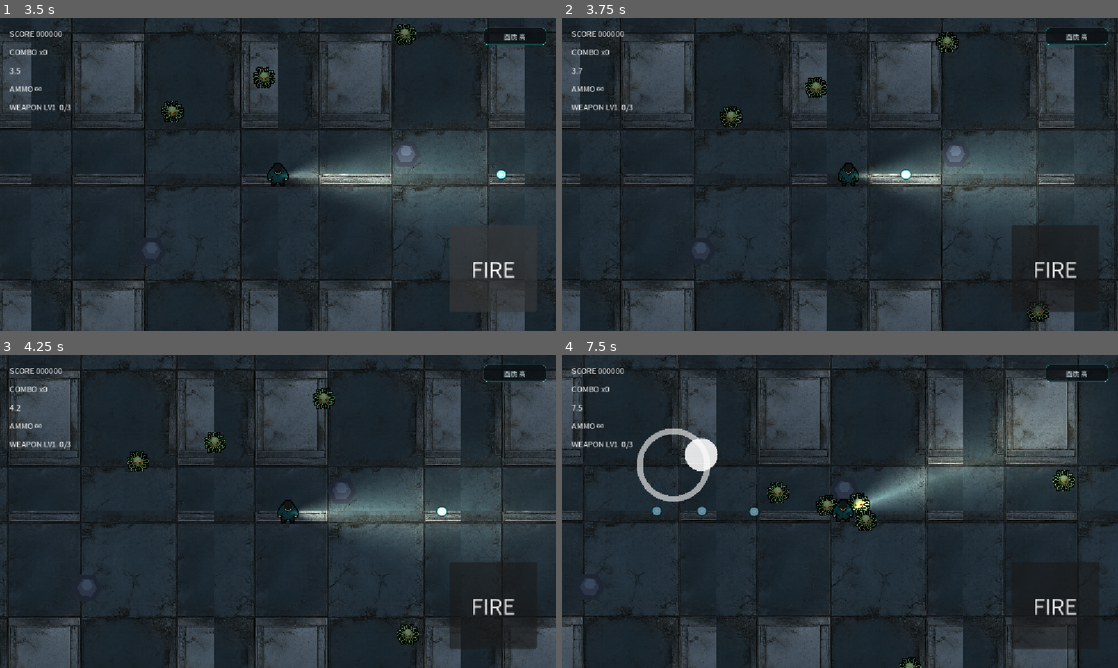
Above: before the commit, frames 1-4 (two rows, left to right).
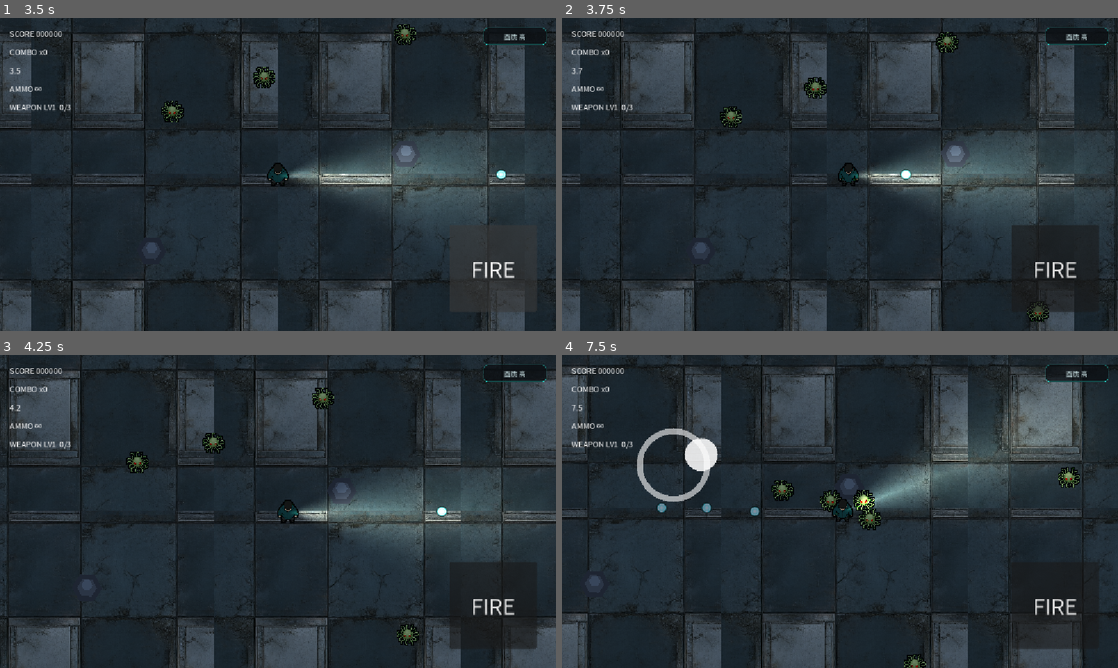
Above: after the commit, the same moments.

Repository: minjie91201979/spore-fall
Game: Godot game, scene res://scenes/world/Arena.tscn
Two runs of this game, one before a commit and one after it. Both use one fixed random seed, a clock stepped at 60 frames per second and the inputs below. Sound files missing from this copy of the repository are replaced by a short silence.
Inputs (mouse positions are in pixels of both pictures, inside the frame that each line leads up to):
- Up to frame 1 (3.5 s): click "画质 高" at 0.5 s; click "画质 低" at 1.25 s; click "画质 中" at 2 s; click "FIRE" at 2.75 s
- Up to frame 2 (3.75 s): tap Enter at 3.5 s; move the mouse to (962, 158) at 3.52 s; hold D (move_right) from 3.53 s (still down); hold Space (attack) from 3.53 s (still down); click (962, 158) at 3.67 s
- Up to frame 3 (4.25 s): keep holding D (move_right); keep holding Space (attack)
- Up to frame 4 (7.5 s): release D (move_right) at 4.25 s; release Space (attack) at 4.25 s; drag from (728, 527) to (1006, 511) at 4.27 s; move the mouse to (895, 442) at 5.02 s; hold D (move_right) 5.03-5.75 s; hold Space (attack) 5.03-5.75 s; drag from (812, 574) to (973, 511) at 5.77 s; move the mouse to (1006, 558) at 6.52 s; hold A (move_left) 6.53-7.25 s; hold Space (attack) 6.53-7.25 s; drag from (673, 464) to (756, 433) at 7.27 s

Frame 1 is identical in both runs. In frame 2, 0.2% of the frame differs, in the area x 28-88%, y 4-98%; in frame 3, 0.5%; in frame 4, 11%, in the area x 0-100%, y 0-100%.

Commit message:
perf: stress test harness + enemy steering throttle + spawn cap (§11.7)
- tests/stress_test.gd: vsync-off, fixed 100/200 enemies, 6s per quality
  tier, reports avg fps / median / p95 frame time / draw calls
- Enemy steering: skip obstacle raycast within 140px of player, cache
  steer direction for 0.12s beyond that (12000 -> ~1600 raycasts/s at 200)
- Spawner.max_alive = 150 hard cap so idle players can't stack enemies
- measured (Intel UHD, GL compat): 100 enemies 277-297fps p95 7.6ms;
  200 enemies 162-201fps p95 12.5ms (60fps budget 16.6ms)
- outline pass costs ~+100 draw calls per 100 enemies; LOW tier removes it

Diff:
--- a/scripts/enemy/Enemy.gd
+++ b/scripts/enemy/Enemy.gd
@@ -26,6 +26,10 @@
 var _charge_t: float = 0.0
 var _charge_cd: float = 3.4
 var _charge_dir: Vector2 = Vector2.RIGHT
+# 避障射线节流（§11.7 压测优化）：近距离直接贴脸不打射线；远距离 0.12s 缓存一次，
+# 200 只同屏时射线调用量从 12000/s 降到约 1600/s。
+var _steer_t: float = 0.0
+var _steer_dir: Vector2 = Vector2.ZERO
 
 func _ready() -> void:
 	add_to_group("enemy")
@@ -50,6 +54,8 @@
 	_charge_state = 0
 	_charge_t = 0.0
 	_charge_cd = stats.charge_interval if stats else 3.4
+	_steer_t = 0.0
+	_steer_dir = Vector2.ZERO
 	_base_tint = stats.tint if stats else Color.WHITE
 	_apply_visual()
 
@@ -65,6 +71,8 @@
 	_charge_state = 0
 	_charge_t = 0.0
 	_charge_cd = s.charge_interval
+	_steer_t = 0.0
+	_steer_dir = Vector2.ZERO
 	_base_tint = s.tint
 	_apply_visual()
 	if is_boss:
@@ -102,12 +110,20 @@
 		_contact_cooldown -= delta
 
 	var speed: float = stats.move_speed if stats else 90.0
-	var dir: Vector2 = (_player.global_position - global_position).normalized()
+	var to_player: Vector2 = _player.global_position - global_position
+	var dir: Vector2 = to_player.normalized()
 	if is_boss:
 		_boss_update(delta, speed, dir)
-	else:
-		# 轻量避障：直线方向前方有障碍柱时切向绕行（无导航网格方案）
-		velocity = _steer_around_obstacles(dir) * speed
+	elif to_player.length() < 140.0:
+		# 贴身阶段直接朝玩家推：省掉射线，也避免在玩家身边绕圈打转
+		velocity = dir * speed
+	else:
+		# 轻量避障：直线方向前方有障碍柱时切向绕行（无导航网格方案），节流缓存
+		_steer_t -= delta
+		if _steer_t <= 0.0:
+			_steer_t = 0.12
+			_steer_dir = _steer_around_obstacles(dir)
+		velocity = _steer_dir * speed
 	move_and_slide()
 
 	# 接触掉血（§11.4.3）：贴近玩家且冷却结束才扣一次；冲锋命中额外加成
--- a/scripts/enemy/Spawner.gd
+++ b/scripts/enemy/Spawner.gd
@@ -14,6 +14,8 @@
 @export var elite_times: Array[float] = [180.0, 480.0, 900.0]
 # 每多召唤一轮，血量按该系数递增（抵消玩家武器成长，避免后期秒杀）
 @export var boss_hp_growth: float = 1.4
+# 同屏存活上限（§11.9）：玩家一直跑不打时也不让敌人无限堆积，保住帧率底线
+@export var max_alive: int = 150
 
 var _spawn_timer: float = 0.0
 var _elite_index: int = 0
@@ -73,6 +75,9 @@
 	return DifficultyCurve.spawn_rate_for_tier(GameState.difficulty_tier)
 
 func _spawn_one() -> void:
+	# 封顶：只数存活中的（池里停车的不算），到上限就跳过本次刷怪
+	if _alive_count() >= max_alive:
+		return
 	var e: Node2D = _acquire_enemy()
 	if e == null:
 		return
@@ -83,6 +88,13 @@
 	var angle: float = randf() * TAU
 	var r: float = randf_range(spawn_radius_min, spawn_radius_max)
 	e.global_position = _player.global_position + Vector2(cos(angle), sin(angle)) * r
+
+func _alive_count() -> int:
+	var n := 0
+	for e in get_tree().get_nodes_in_group("enemy"):
+		if e.get("active"):
+			n += 1
+	return n
 
 func _pick_variant() -> EnemyStats:
 	if variants.is_empty():
--- /dev/null
+++ b/tests/stress_test.gd
@@ -0,0 +1,116 @@
+extends SceneTree
+# 性能压测（§11.7）：关垂直同步 → 固定同屏敌人数 → 三档画质各跑一段，记录帧时间分布。
+# 用法（必须带窗口，headless 测不到 GPU）：
+#   Godot_console.exe --path . --script tests/stress_test.gd
+# 指标：fps_avg / avg 帧耗时 / p95 / 最差单帧 / draw calls 峰值。
+
+const COUNTS := [100, 200]
+const TIERS := [2, 1, 0]
+const DURATION := 6.0
+
+var gs: Node
+var quality: Node
+var player: Node2D
+var pool: Node
+
+func _initialize() -> void:
+	change_scene_to_file("res://scenes/world/Arena.tscn")
+	for i in 20:
+		await process_frame
+	gs = get_root().get_node_or_null("GameState")
+	quality = get_root().get_node_or_null("Quality")
+	player = get_first_node_in_group("player")
+	pool = get_first_node_in_group("enemy_pool")
+	if gs == null or quality == null or player == null:
+		print("SETUP_FAILED")
+		quit()
+		return
+
+	gs.start_run()
+	player.max_health = 1000000.0
+	player.health = 1000000.0
+	# 固定数量对照：关掉刷怪器与随机性来源
+	current_scene.get_node("Spawner").set_process(false)
+	DisplayServer.window_set_vsync_mode(DisplayServer.VSYNC_DISABLED)
+	Engine.max_fps = 0
+
+	print("GPU=", RenderingServer.get_video_adapter_name())
+	print("VSYNC=off MAX_FPS=0")
+
+	# 预热对象池：先灌满再清空，后面各轮都是纯复用，不与扩容开销混在一起
+	_spawn_wave(200)
+	for i in 20:
+		await process_frame
+	_clear_enemies()
+	await create_timer(0.3, true, false, true).timeout
+
+	for n in COUNTS:
+		for t in TIERS:
+			quality.set_level(t)
+			_clear_enemies()
+			_spawn_wave(n)
+			await create_timer(0.6, true, false, true).timeout   # 让敌人先聚拢，进入稳定负载
+			var r: Dictionary = await _measure()
+			print("STRESS enemies=%d tier=%d fps_avg=%.1f med_ms=%.2f p95_ms=%.2f draws=%d" % [
+				n, t, r["fps"], r["med"], r["p95"], r["draws"]])
+
+	_clear_enemies()
+	quality.set_level(2)   # 还原高档，别把测试档留给下次启动
+	print("OK")
+	quit()
+
+func _measure() -> Dictionary:
+	var times: Array[float] = []
+	var draws := 0
+	var elapsed := 0.0
+	var last := Time.get_ticks_usec()
+	while elapsed < DURATION:
+		await process_frame
+		var now := Time.get_ticks_usec()
+		var dt := float(now - last) / 1000.0
+		last = now
+		if dt <= 0.0:
+			continue
+		times.append(dt)
+		elapsed += dt / 1000.0
+		draws = maxi(draws, int(Performance.get_monitor(Performance.RENDER_TOTAL_DRAW_CALLS_IN_FRAME)))
+	times.sort()
+	var n: int = times.size()
+	if n == 0:
+		return {"fps": 0.0, "med": 0.0, "p95": 0.0, "draws": draws}
+	var total := 0.0
+	for v in times:
+		total += v
+	var avg_ms: float = total / float(n)
+	return {
+		"fps": 1000.0 / avg_ms,
+		"med": times[n / 2],
+		"p95": times[mini(int(float(n) * 0.95), n - 1)],
+		"draws": draws,
+	}
+
+func _spawn_wave(count: int) -> void:
+	var stats = load("res://assets/data/enemy_walker.tres")
+	var scene: PackedScene = load("res://scenes/world/Enemy.tscn")
+	for i in count:
+		var e: Node2D
+		if pool:
+			e = pool.acquire(current_scene) as Node2D
+		else:
+			e = scene.instantiate()
+			current_scene.add_child(e)
+		if e.has_method("configure"):
+			e.configure(stats)
+		var a: float = TAU * float(i) / float(count)
+		var r: float = 290.0 + float(i % 6) * 34.0
+		e.global_position = player.global_position + Vector2(cos(a), sin(a)) * r
+
+func _clear_enemies() -> void:
+	for e in get_nodes_in_group("enemy"):
+		if not e.get("active"):
+			continue
+		e.set("active", false)
+		if pool:
+			pool.release(e)
+		else:
+			e.queue_free()
Not shown, added: scripts/systems/QualitySettings.gd.uid
Not shown, added: tests/probe_quality.gd.uid
Not shown, added: tests/shot_quality.gd.uid
